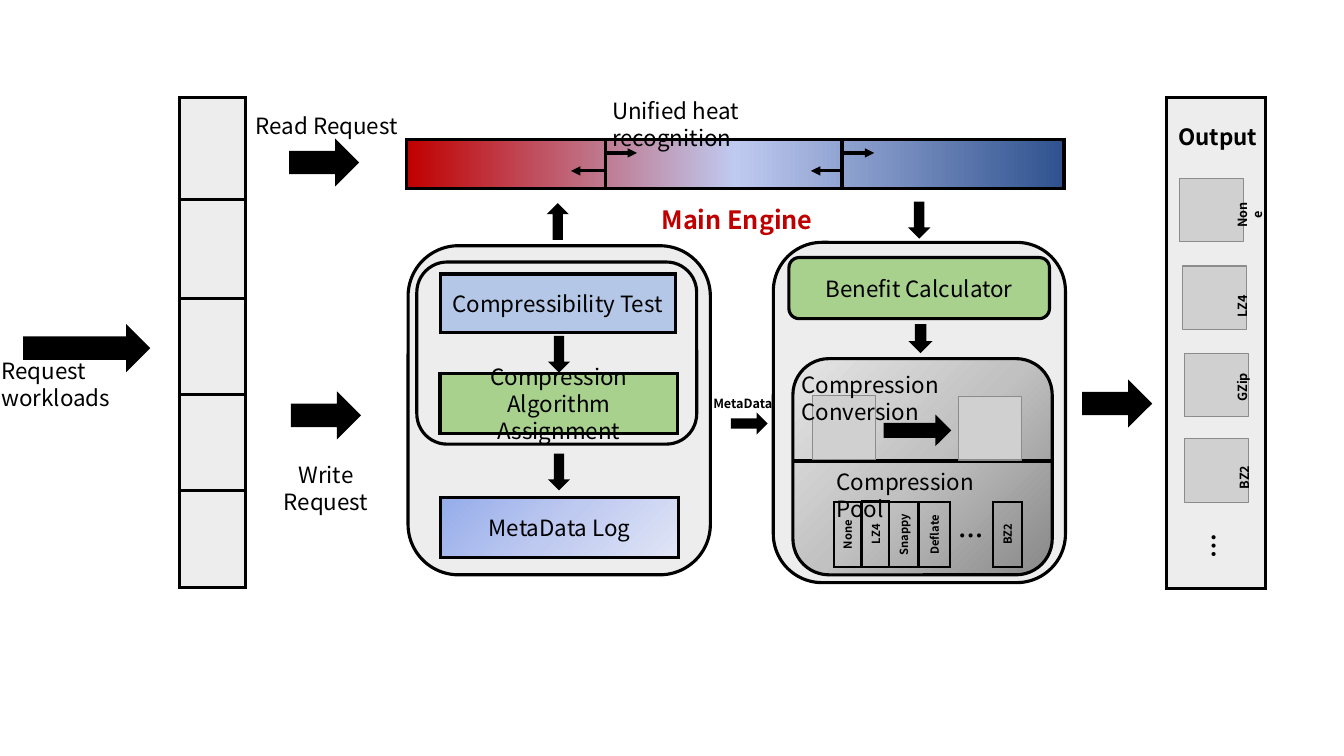
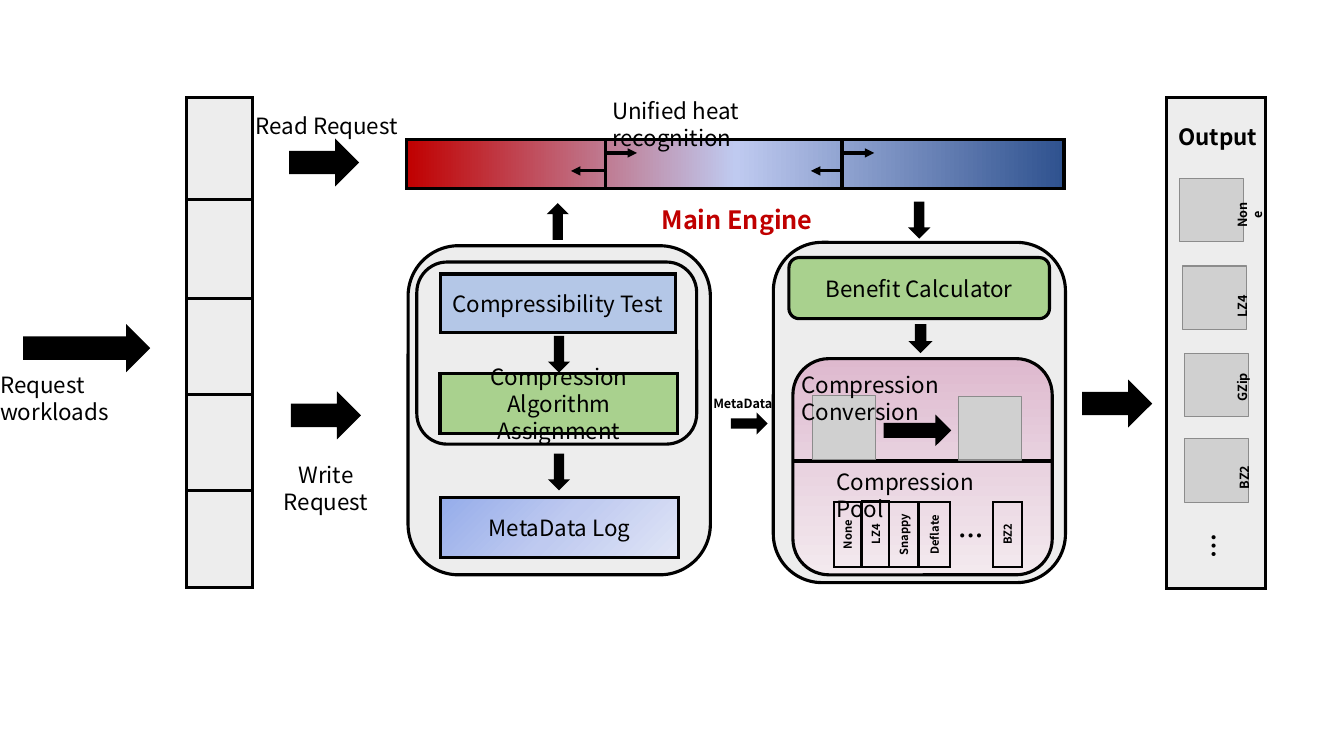
Before and after one commit to Charswang/LinkPipeline, a slide deck: slide 3 of 开题 .pptx. Drawn at 1344x756 pixels with LibreOffice and Linux fonts; fonts in the diff are those of the drawing; grey boxes stand for pictures. Boxes give left, top, right and bottom in pixels: in the first picture for what was removed or moved away, otherwise in the second. Text is boxed around its words. In the diff, an @@ line names an element or a change of style, - is before the commit and + after.

```diff
--- a/开题 .pptx
+++ b/开题 .pptx
@@ rectangle: place and size @@
-rectangle at (179, 98, 246, 588)
+rectangle at (186, 98, 252, 588)
@@ rounded rectangle at (793, 359, 1053, 575): fill gradient #898888 to #C3C2C2 to #E7E6E6 to gradient #DEBACF to #EAD4E0 to #F4E9EF @@
@@ text "Request workloads" rewrapped from (1, 356, 110, 407) to (0, 376, 109, 421) @@
@@ 4 lines: place and size @@
-4 lines at (179, 200, 246, 491)
+4 lines at (187, 200, 252, 491)
```
Also in this commit, not shown: 2 slides added, 3 other files.
